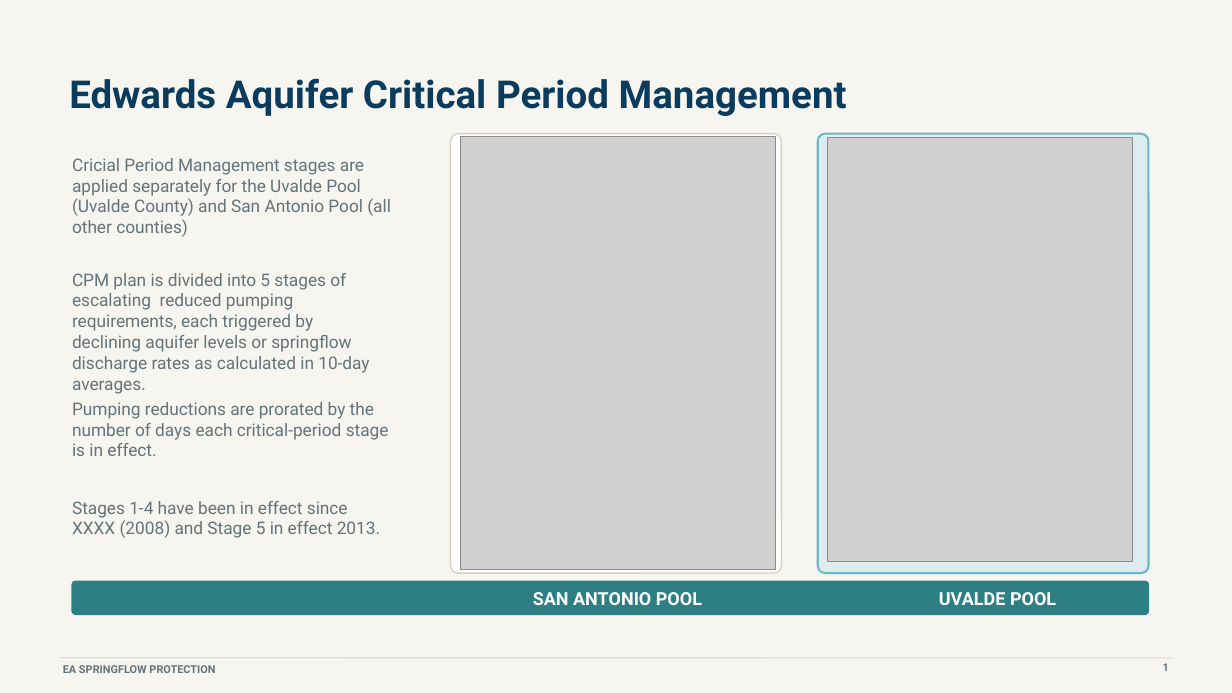
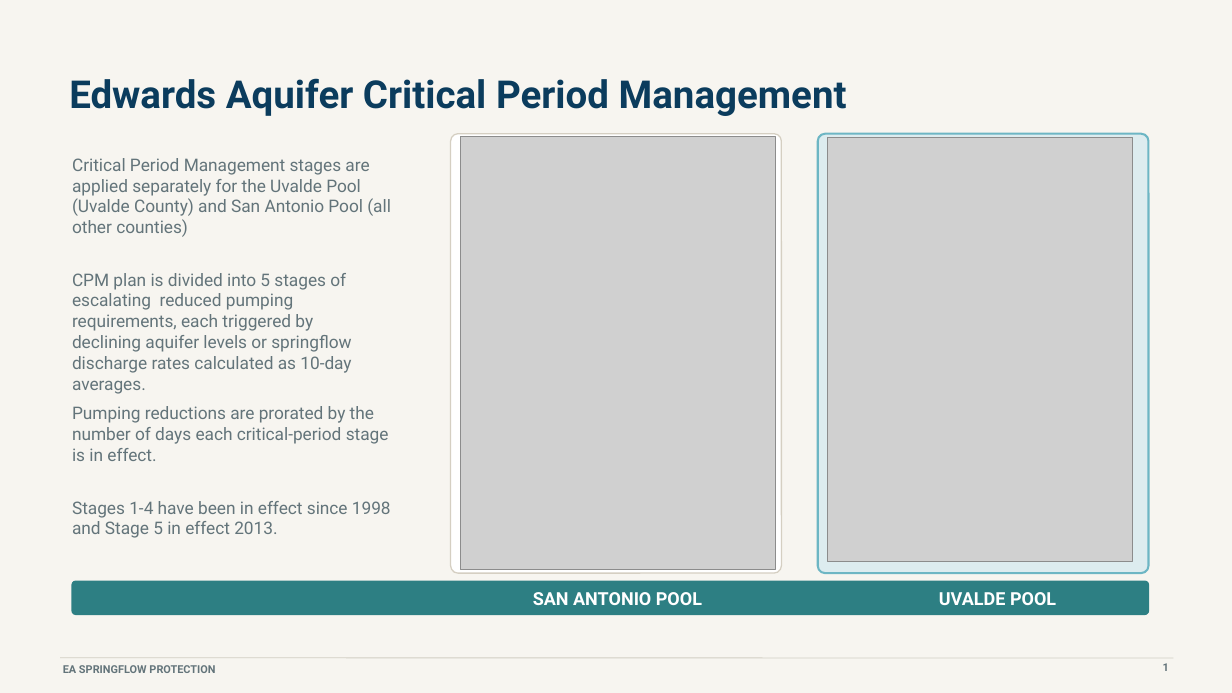
Before and after one commit to cfurl/EAHCP-Fall-2026-Sci-Comm, a slide deck: slide 8 of EAHCP_Springflow_Protection_Furl_7.21.26.pptx (slide 7 before the commit). Drawn at 1232x693 pixels with LibreOffice and Linux fonts; fonts in the diff are those of the drawing; grey boxes stand for pictures. Boxes give left, top, right and bottom in pixels: in the first picture for what was removed or moved away, otherwise in the second. Text is boxed around its words. In the diff, an @@ line names an element or a change of style, - is before the commit and + after.

```diff
--- a/EAHCP_Springflow_Protection_Furl_7.21.26.pptx
+++ b/EAHCP_Springflow_Protection_Furl_7.21.26.pptx
@@ text at <box>72,158,391,216</box>: text changed @@
-Cricial Period Management stages are applied separately for the Uvalde Pool (Uvalde County) and San Antonio Pool (all other counties)
+Critical Period Management stages are applied separately for the Uvalde Pool (Uvalde County) and San Antonio Pool (all other counties)
@@ text at <box>72,273,351,373</box>: text changed @@
-CPM plan is divided into 5 stages of escalating reduced pumping requirements, each triggered by declining aquifer levels or springflow discharge rates as calculated in 10-day averages.
+CPM plan is divided into 5 stages of escalating reduced pumping requirements, each triggered by declining aquifer levels or springflow discharge rates calculated as 10-day averages.
@@ text "Pumping reductions are prorated by ...": place and size @@
-text "Pumping reductions are prorated by ..." at <box>72,402,389,456</box>
+text "Pumping reductions are prorated by ..." at <box>72,406,389,461</box>
@@ text at <box>72,501,391,538</box>: text changed @@
-Stages 1-4 have been in effect since XXXX (2008) and Stage 5 in effect 2013.
+Stages 1-4 have been in effect since 1998 and Stage 5 in effect 2013.
```
Also in this commit, not shown: 7 other slides changed, 3 slides added, 2 slides removed, 1 other file.
